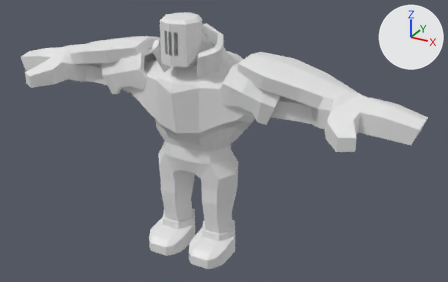
Two versions of the FBX model Assets/Entities/Payload/Golem_M2.fbx, one commit apart.
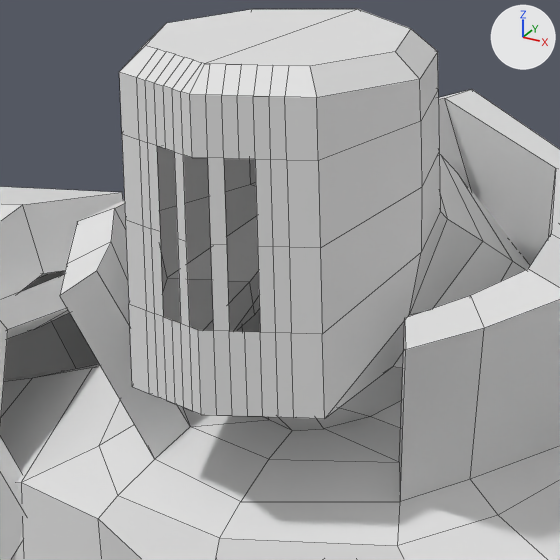
There are two pictures of each version: one whole from a camera (50 mm lens) standing at (12.54, -20.38, 15.42) and looking at (0.72, 1.1, 4.67), one close up on the part from 32% to 49% of the width and 4% to 31% of the height. The lights are fixed; the arrows at upper right show +X, +Y and +Z. The first two pictures are the older version. The close-ups show mesh edges as thin lines. Where no turn or scale is listed for an object, it has been applied to the vertices.
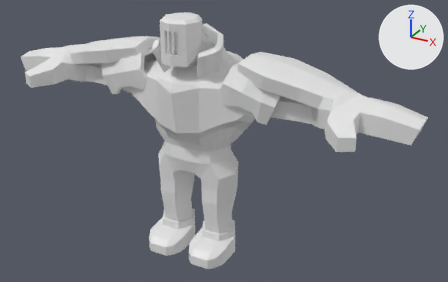
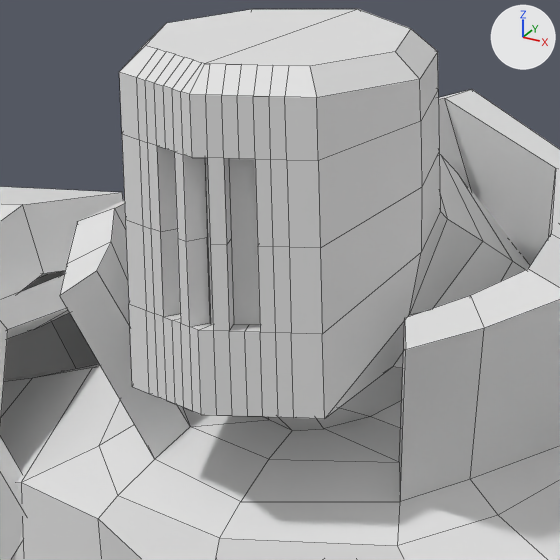
The edits, one by one:
me_cylinder_001 is used by ob_cylinder; location (0.0, -1.136, 10.336).
me_cylinder_001 had 700 vertices, 682 faces and spanned x -9.1..9.1, y -1.1..3.5, z -10.3..0.0.
me_cylinder_001 now has 724 vertices, 712 faces and spans x -9.1..9.1, y -1.1..3.5, z -10.3..0.0.
Part 1, on me_cylinder_001:
24 vertices are added at x -0.2..0.2, y -0.5..-0.4, z -1.3..-0.4.
28 new faces join them.
Other edits to the shape of me_cylinder_001 do not show in these pictures.

Where the change shows, as pixel boxes [x1, y1, x2, y2] in the close-ups (560 x 560 px):
part 1 of me_cylinder_001, added: after [157, 146, 260, 332]
